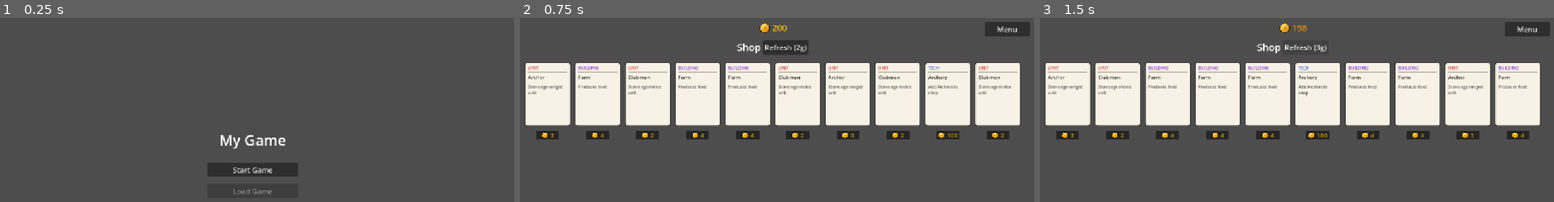
Above: before the commit, frames 1-3 (left to right).
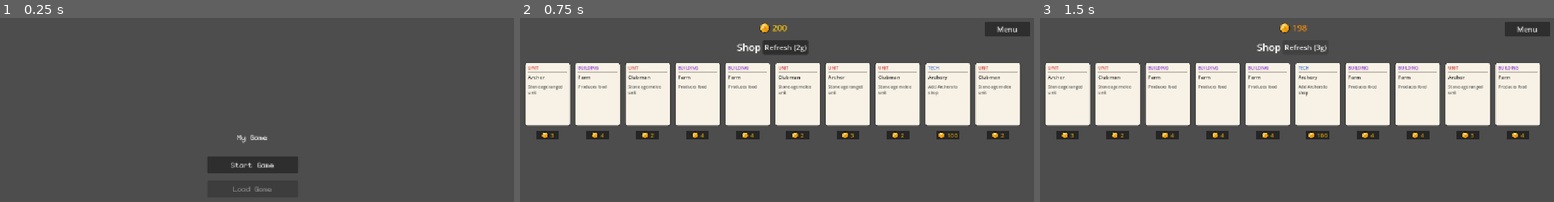
Above: after the commit, the same moments.

Repository: maomoney/proj2
Game: Godot game, scene res://main.tscn
The game is run twice, just before and just after one commit, with the same random seed, the same clock (stepped at 60 frames per second) and the same inputs.
Inputs:
- Up to frame 1 (0.25 s): no input
- Up to frame 2 (0.75 s): click "Start Game" at 0.5 s
- Up to frame 3 (1.5 s): click "Refresh (2g)" at 1.25 s

The runs differ from the first frame. In frame 1, 1.8% of the frame differs, in the area x 40-58%, y 63-97%; in frame 2, nothing differs; in frame 3, nothing differs.

Commit message:
fonts

Diff:
--- a/main.tscn
+++ b/main.tscn
@@ -1,13 +1,20 @@
-[gd_scene load_steps=2 format=3]
+[gd_scene format=3 uid="uid://bfiuqc5i34jy"]
 
-[ext_resource type="Script" path="res://main_menu.gd" id="1"]
+[ext_resource type="Script" uid="uid://dyvo10e317avv" path="res://main_menu.gd" id="1"]
+[ext_resource type="FontFile" uid="uid://bver225owtm3o" path="res://assets/Kubasta.ttf" id="2_0xm2m"]
 
-[node name="MainMenu" type="Node2D"]
+[sub_resource type="LabelSettings" id="LabelSettings_8wcin"]
+font = ExtResource("2_0xm2m")
+
+[sub_resource type="Theme" id="Theme_h2yge"]
+default_font = ExtResource("2_0xm2m")
+
+[node name="MainMenu" type="Node2D" unique_id=93961355]
 script = ExtResource("1")
 
-[node name="UI" type="CanvasLayer" parent="."]
+[node name="UI" type="CanvasLayer" parent="." unique_id=647266005]
 
-[node name="VBox" type="VBoxContainer" parent="UI"]
+[node name="VBox" type="VBoxContainer" parent="UI" unique_id=1550407493]
 anchors_preset = 8
 anchor_left = 0.5
 anchor_top = 0.5
@@ -21,32 +28,35 @@
 grow_vertical = 2
 alignment = 1
 
-[node name="Title" type="Label" parent="UI/VBox"]
+[node name="Title" type="Label" parent="UI/VBox" unique_id=1223596508]
 layout_mode = 2
+theme_override_font_sizes/font_size = 32
 text = "My Game"
+label_settings = SubResource("LabelSettings_8wcin")
 horizontal_alignment = 1
-theme_override_font_sizes/font_size = 32
 
-[node name="Spacer" type="Control" parent="UI/VBox"]
+[node name="Spacer" type="Control" parent="UI/VBox" unique_id=1780713504]
+custom_minimum_size = Vector2(0, 20)
 layout_mode = 2
-custom_minimum_size = Vector2(0, 20)
 
-[node name="StartButton" type="Button" parent="UI/VBox"]
+[node name="StartButton" type="Button" parent="UI/VBox" unique_id=1508383323]
 layout_mode = 2
+theme = SubResource("Theme_h2yge")
 text = "Start Game"
 
-[node name="Spacer2" type="Control" parent="UI/VBox"]
+[node name="Spacer2" type="Control" parent="UI/VBox" unique_id=1103042369]
+custom_minimum_size = Vector2(0, 8)
 layout_mode = 2
-custom_minimum_size = Vector2(0, 8)
 
-[node name="LoadButton" type="Button" parent="UI/VBox"]
+[node name="LoadButton" type="Button" parent="UI/VBox" unique_id=2028199646]
 layout_mode = 2
 text = "Load Game"
+theme = SubResource("Theme_h2yge")
 
-[node name="ConfirmDialog" type="ConfirmationDialog" parent="UI"]
+[node name="ConfirmDialog" type="ConfirmationDialog" parent="UI" unique_id=1564667805]
 title = "Overwrite Save?"
 dialog_text = "Starting a new game will overwrite your save. Continue?"
 
 [connection signal="pressed" from="UI/VBox/StartButton" to="." method="_on_start_button_pressed"]
+[connection signal="pressed" from="UI/VBox/LoadButton" to="." method="_on_load_button_pressed"]
 [connection signal="confirmed" from="UI/ConfirmDialog" to="." method="_on_confirm_dialog_confirmed"]
-[connection signal="pressed" from="UI/VBox/LoadButton" to="." method="_on_load_button_pressed"]
--- a/project.godot
+++ b/project.godot
@@ -34,3 +34,5 @@
 
 rendering_device/driver.windows="d3d12"
 textures/vram_compression/import_etc2_astc=true
+viewport/msaa_2d=2
+viewport/screen_space_aa=1
Binary file added: assets/Kubasta.ttf
Not shown, added: assets/Kubasta.ttf.import
